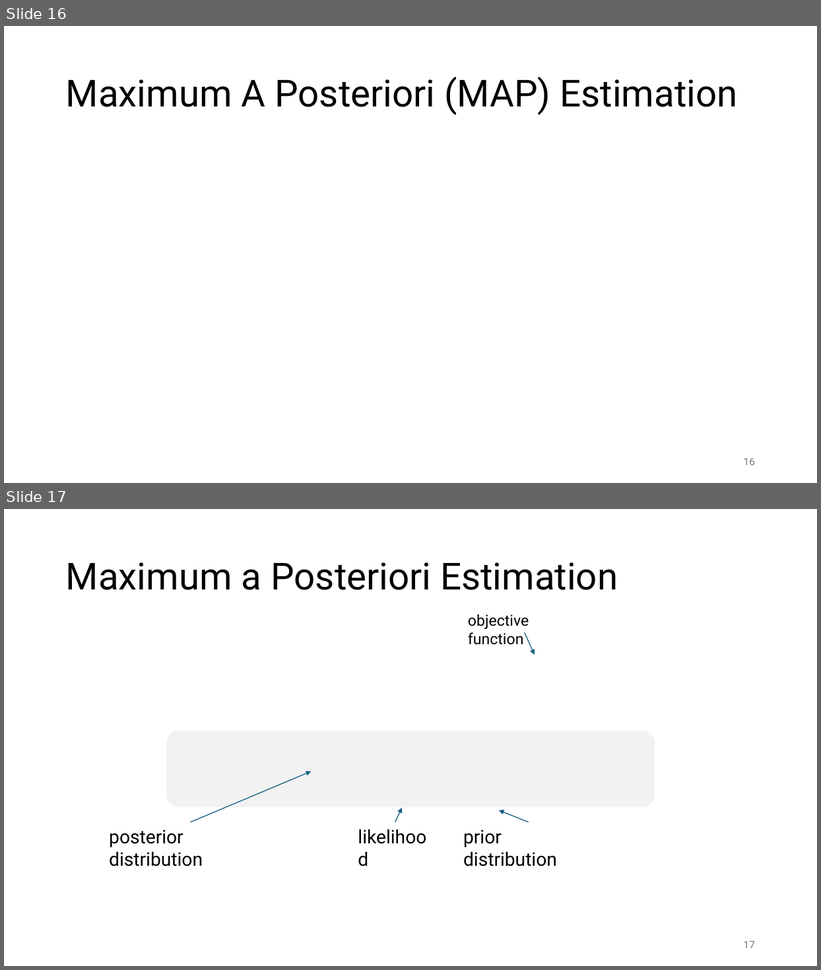
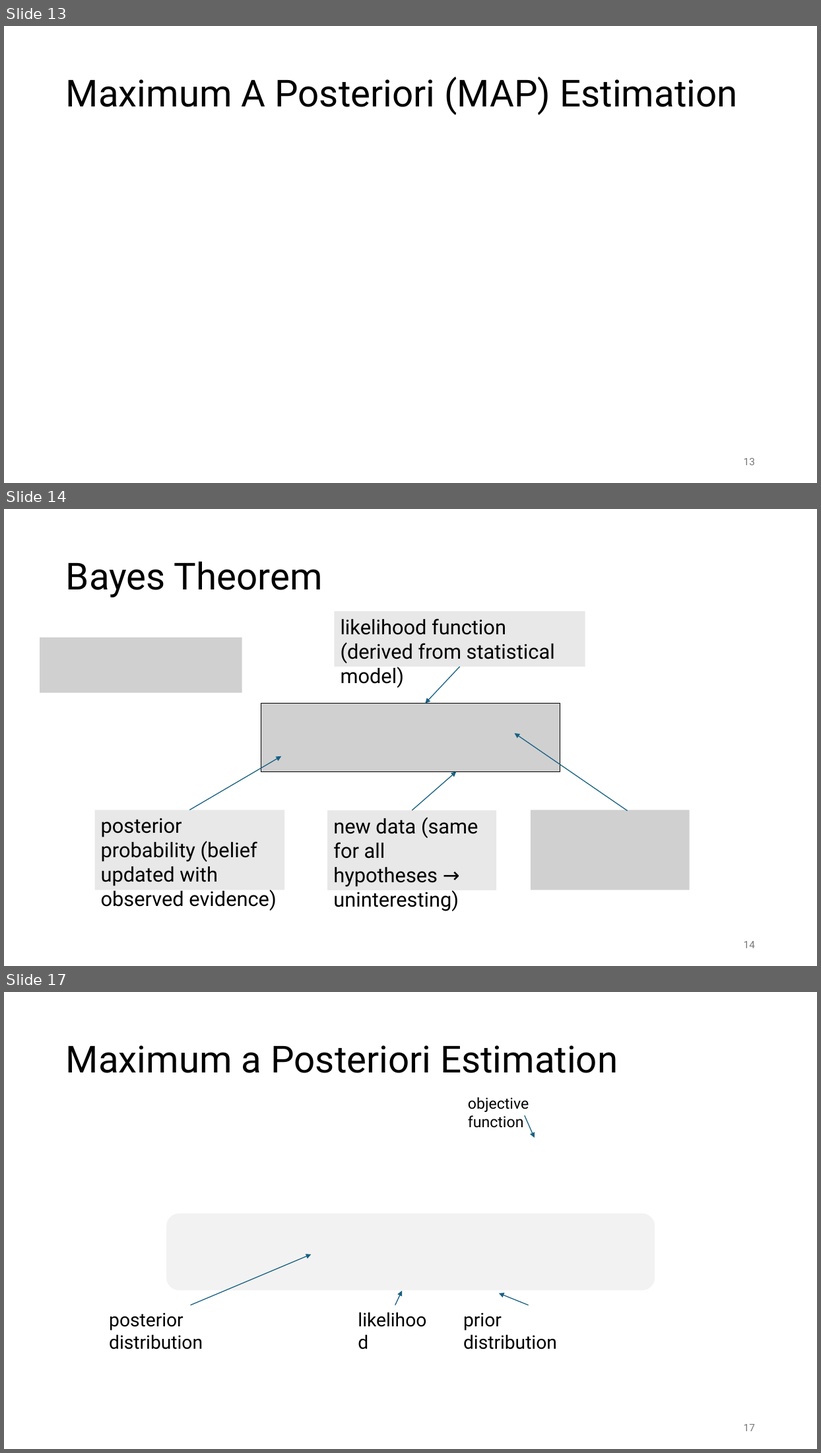
Before and after one commit to FelixWick/data_science, a slide deck: slides/4_statistical_inference.pptx. Shown one above the other, each under a label of ours: slides 16 and 17 before the commit, slides 13, 14 and 17 after it; the slides between them are not shown. The pictures are 821x970 and 821x1453 pixels, drawn with LibreOffice and Linux fonts; fonts in the diff are those of the drawing; grey boxes stand for pictures. Boxes give left, top, right and bottom in pixels: in the first picture for what was removed or moved away, otherwise in the second. Text is boxed around its words. In the diff, an @@ line names an element or a change of style, - is before the commit and + after.

```diff
--- a/slides/4_statistical_inference.pptx
+++ b/slides/4_statistical_inference.pptx
@@ slide 14 added at (x1=4, y1=509, x2=817, y2=966), background #FFFFFF @@
@@ title added at (x1=66, y1=561, x2=323, y2=597), 44 pt, text #000000 @@
+Bayes Theorem
@@ rectangle added at (x1=335, y1=611, x2=586, y2=667), fill #E8E8E8, 24 pt, text #000000 @@
+likelihood function (derived from statistical model)
@@ picture added at (x1=40, y1=638, x2=242, y2=693) @@
@@ arrow added from (459, 667) to (426, 704), #156082 1 pt @@
@@ picture added at (x1=261, y1=704, x2=560, y2=772) @@
@@ arrow added from (628, 811) to (515, 733), #156082 1 pt @@
@@ arrow added from (190, 811) to (282, 757), #156082 1 pt @@
@@ arrow added from (412, 811) to (457, 772), #156082 1 pt @@
@@ rectangle added at (x1=95, y1=811, x2=284, y2=890), fill #E8E8E8, 24 pt, text #000000 @@
+posterior probability (belief updated with observed evidence)
@@ rectangle added at (x1=328, y1=811, x2=497, y2=891), fill #E8E8E8, 24 pt, text #000000 @@
+new data (same for all hypotheses → uninteresting)
@@ picture added at (x1=531, y1=811, x2=690, y2=890) @@
@@ page number added at (x1=744, y1=941, x2=755, y2=949), 12 pt, text #797979 @@
+14
@@ what was slide 16 is now slide 13 @@
@@ page number at (x1=744, y1=458, x2=755, y2=466): text changed @@
-16
+13
```
Also in this commit, not shown: 2 other slides added, 8 slides removed, 6 other files.
